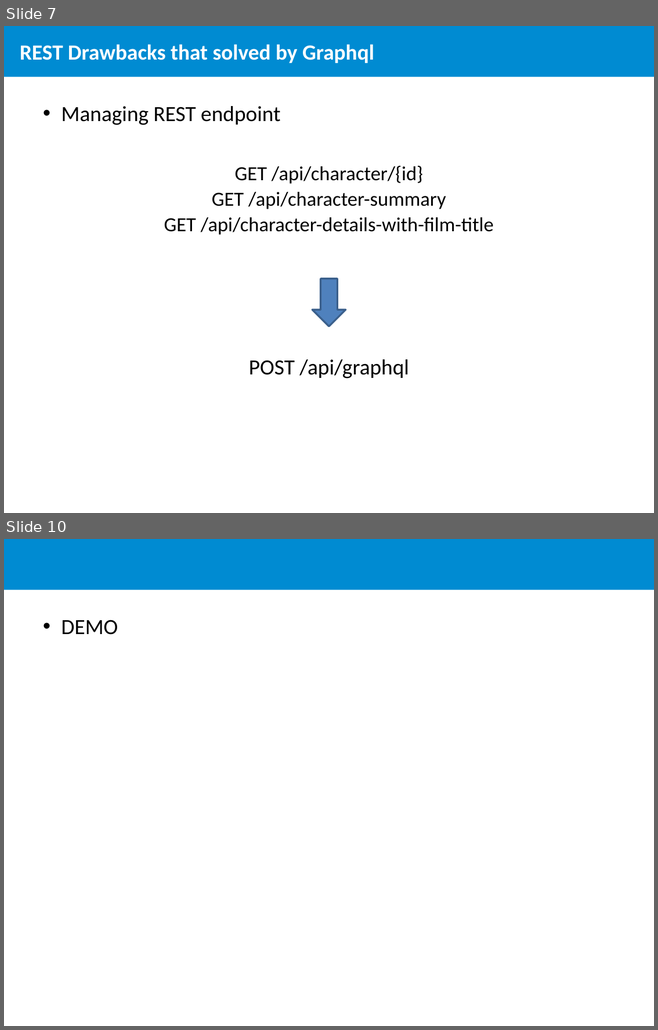
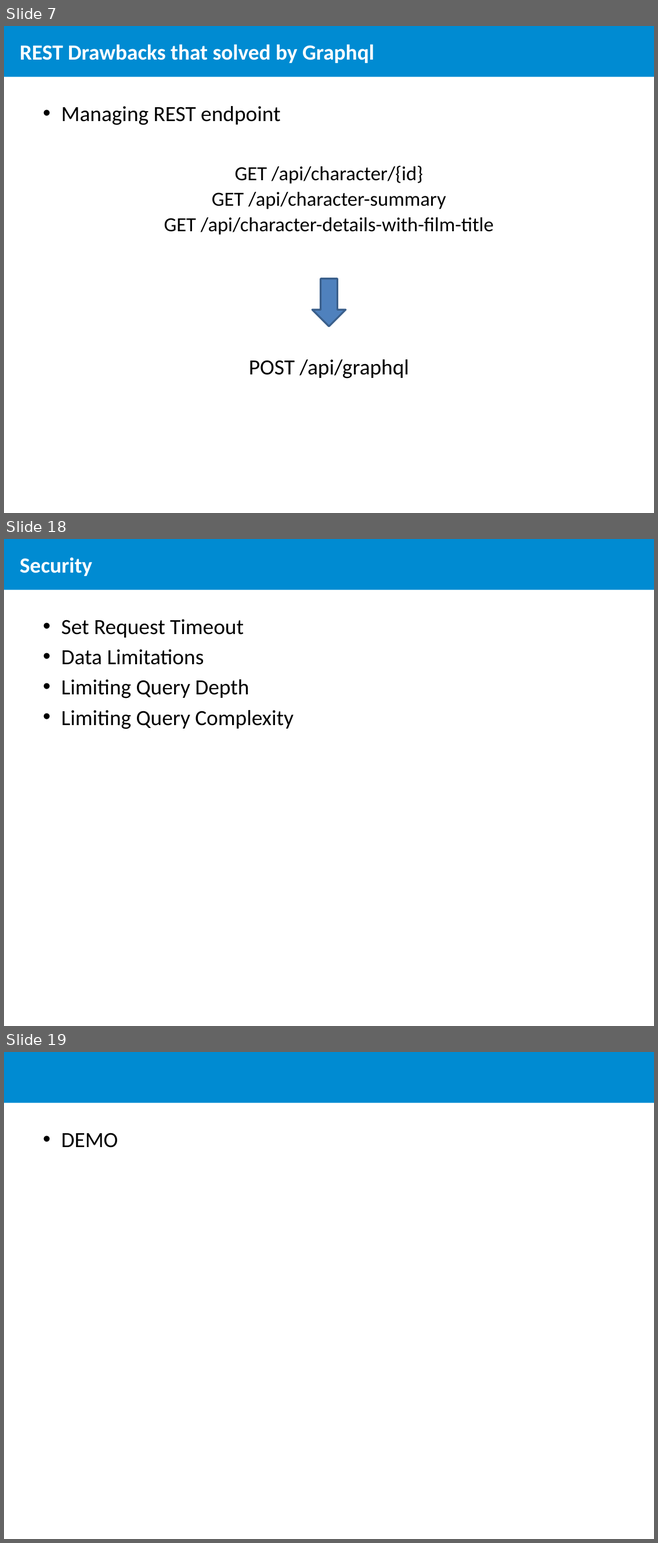
Before and after one commit to ElviraPratiwi/demoGraphql, a slide deck: Learn Graphql.pptx. Shown one above the other, each under a label of ours: slides 7 and 10 before the commit, slides 7, 18 and 19 after it; the slides between them are not shown. The pictures are 658x1030 and 658x1543 pixels, drawn with LibreOffice and Linux fonts; fonts in the diff are those of the drawing; background and template pictures are left out. Boxes give left, top, right and bottom in pixels: in the first picture for what was removed or moved away, otherwise in the second. Text is boxed around its words. In the diff, an @@ line names an element or a change of style, - is before the commit and + after.

```diff
--- a/Learn Graphql.pptx
+++ b/Learn Graphql.pptx
@@ slide 18 added at bbox=[4, 539, 654, 1026], background #FFFFFF; not listed: 1 template element that a slide beside it also shows @@
@@ title added at bbox=[20, 558, 92, 576], 24 pt, text #FFFFFF, bold @@
+Security
@@ text added at bbox=[61, 619, 293, 729], 24 pt, text #000000 @@
+• Set Request Timeout
+• Data Limitations
+• Limiting Query Depth
+• Limiting Query Complexity
@@ what was slide 10 is now slide 19 @@
```
Also in this commit, not shown: 4 slides changed, 8 other slides added.
